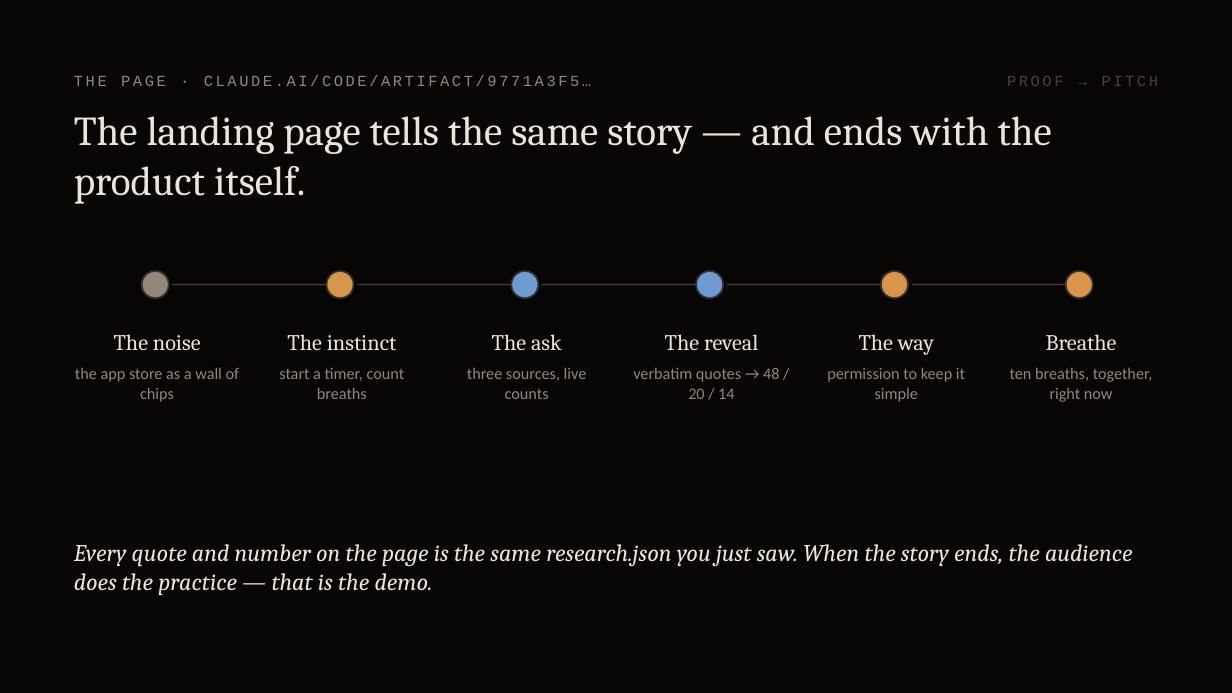
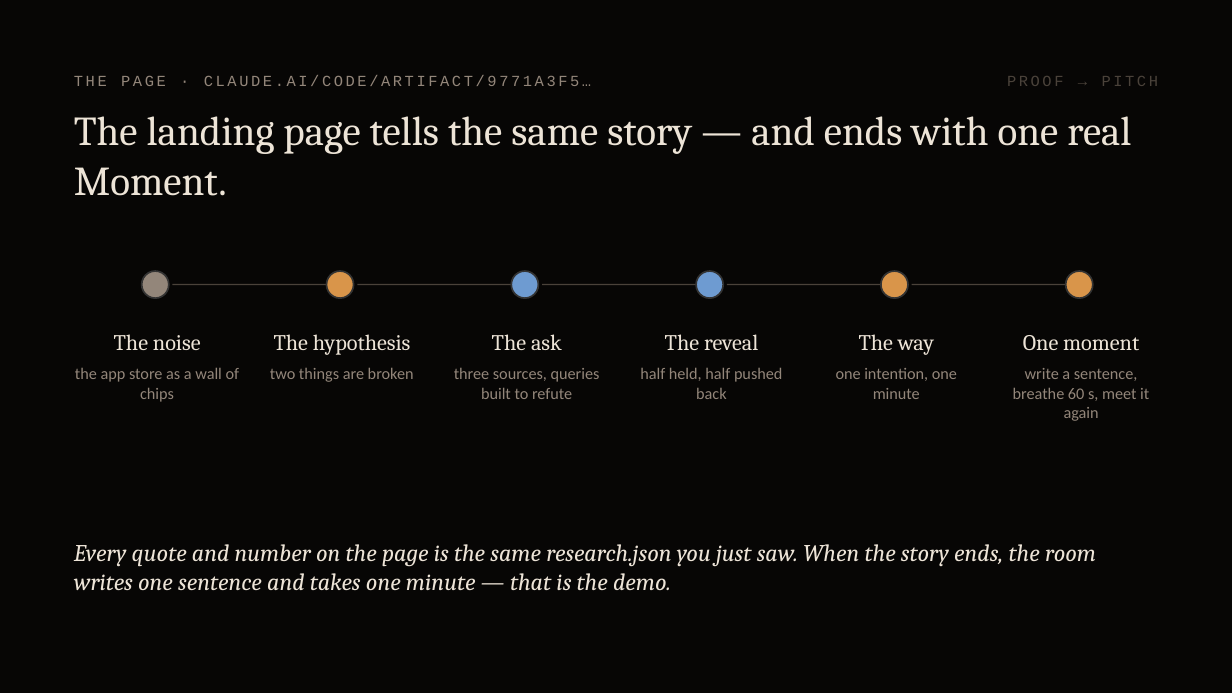
Before and after one commit to kewinzaq1/first-breath, a slide deck: slide 9 of docs/first-breath-how-it-works.pptx. Drawn at 1232x693 pixels with LibreOffice and Linux fonts; fonts in the diff are those of the drawing. Boxes give left, top, right and bottom in pixels: in the first picture for what was removed or moved away, otherwise in the second. Text is boxed around its words. In the diff, an @@ line names an element or a change of style, - is before the commit and + after.

```diff
--- a/docs/first-breath-how-it-works.pptx
+++ b/docs/first-breath-how-it-works.pptx
@@ text at (x1=74, y1=116, x2=1131, y2=196): text changed @@
-The landing page tells the same story — and ends with the product itself.
+The landing page tells the same story — and ends with one real Moment.
@@ text at (x1=274, y1=334, x2=411, y2=355): text changed @@
-The instinct
+The hypothesis
@@ text at (x1=1023, y1=335, x2=1139, y2=351): text changed @@
-Breathe
+One moment
@@ text at (x1=270, y1=368, x2=414, y2=382): text changed @@
-start a timer, count breaths
+two things are broken
@@ text at (x1=454, y1=368, x2=600, y2=399): text changed @@
-three sources, live counts
+three sources, queries built to refute
@@ text at (x1=640, y1=368, x2=782, y2=399): text changed @@
-verbatim quotes → 48 / 20 / 14
+half held, half pushed back
@@ text at (x1=836, y1=368, x2=957, y2=399): text changed @@
-permission to keep it simple
+one intention, one minute
@@ text at (x1=1013, y1=368, x2=1149, y2=421): text changed @@
-ten breaths, together, right now
+write a sentence, breathe 60 s, meet it again
@@ text at (x1=74, y1=544, x2=1096, y2=590): text changed @@
-Every quote and number on the page is the same research.json you just saw. When the story ends, the audience does the practice — that is the demo.
+Every quote and number on the page is the same research.json you just saw. When the story ends, the room writes one sentence and takes one minute — that is the demo.
```
Also in this commit, not shown: 4 other slides changed, 5 slides added, 5 slides removed, 6 other files.
